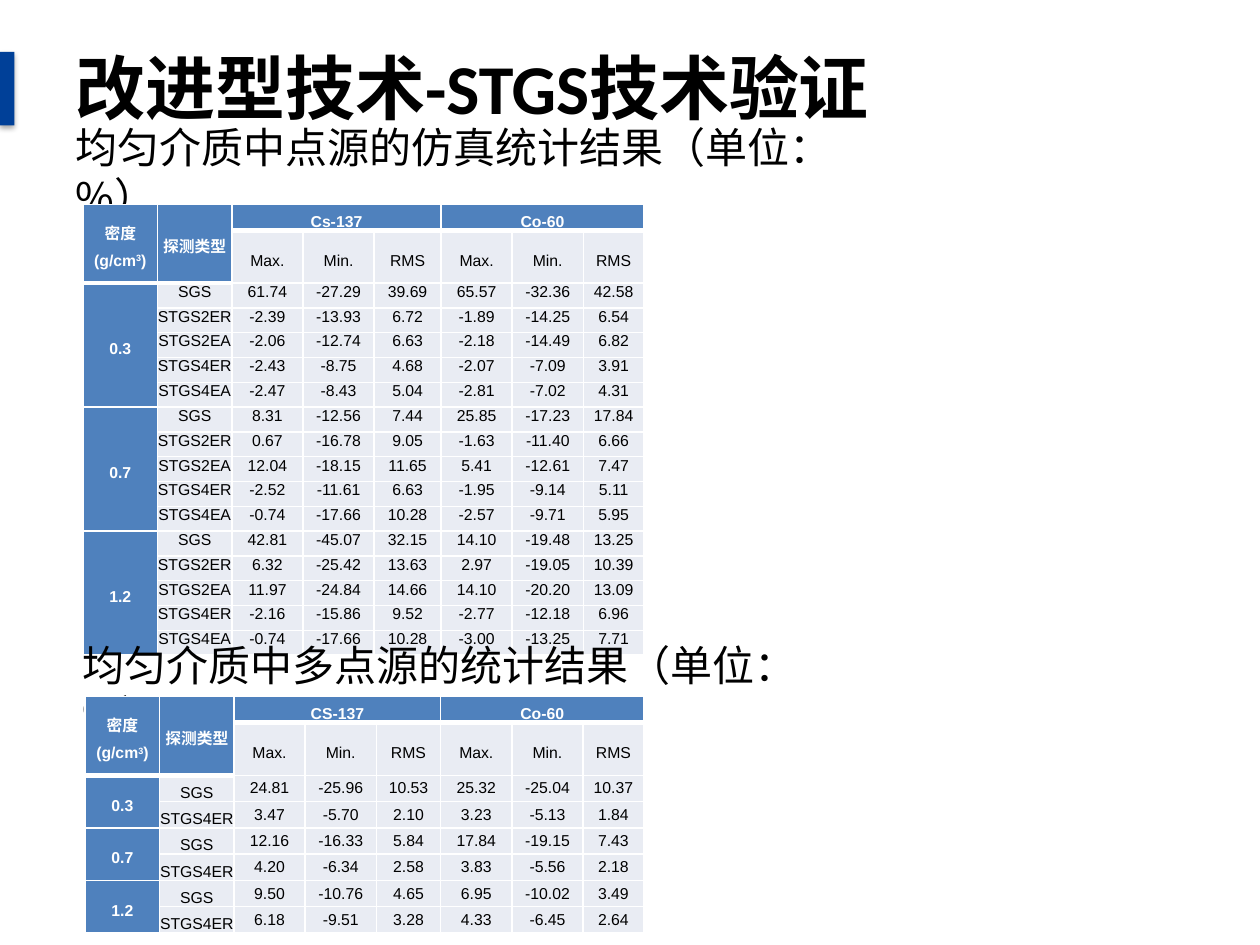
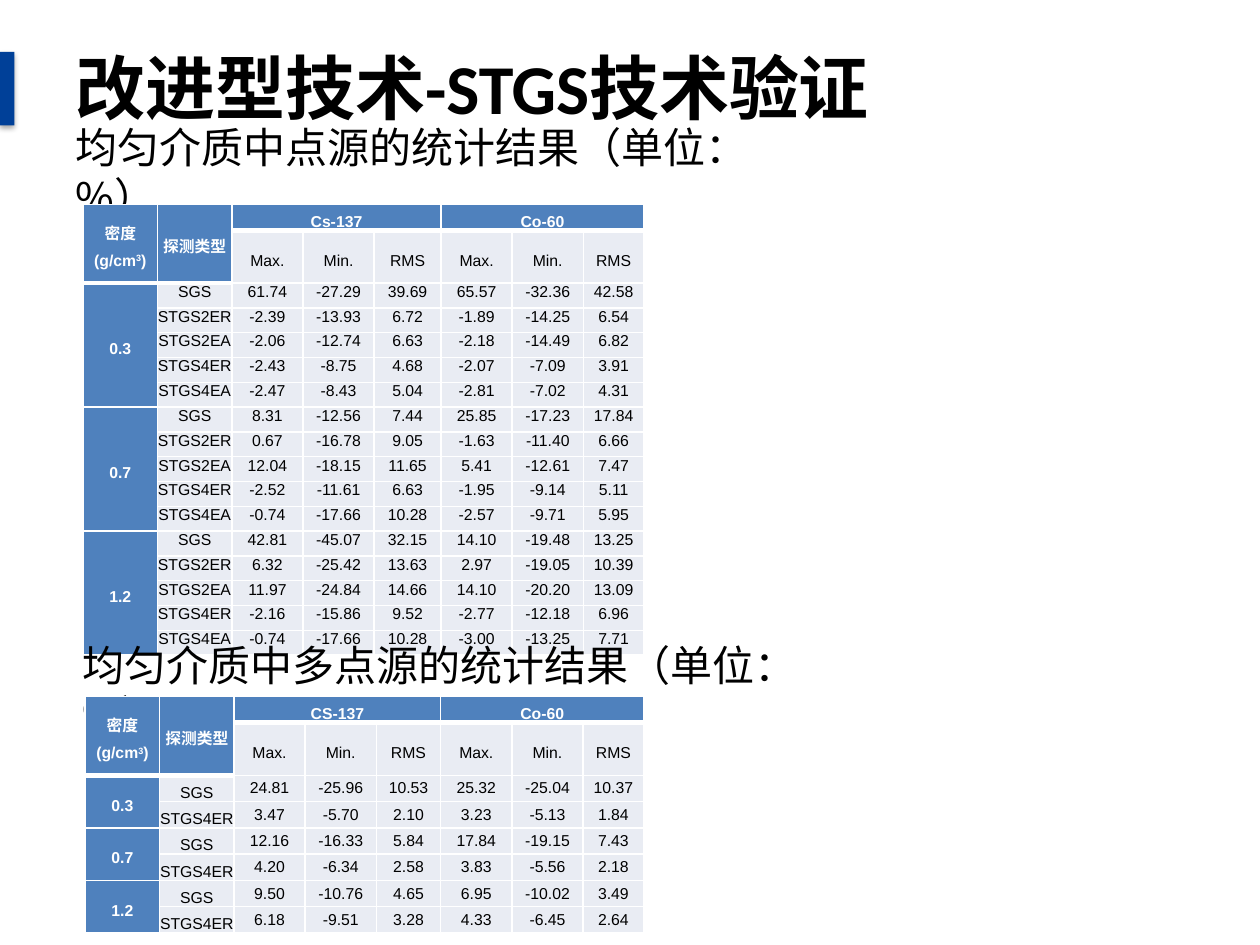
Before and after one commit to danxibao/NDAPapers, a slide deck: slide 20 of 毕业答辩报告.pptx. Drawn at 1260x945 pixels with LibreOffice and Linux fonts; fonts in the diff are those of the drawing; background and template pictures are left out. Boxes give left, top, right and bottom in pixels: in the first picture for what was removed or moved away, otherwise in the second. Text is boxed around its words. In the diff, an @@ line names an element or a change of style, - is before the commit and + after.

```diff
--- a/毕业答辩报告.pptx
+++ b/毕业答辩报告.pptx
@@ text at <box>76,127,748,167</box>: text changed @@
-均匀介质中点源的仿真统计结果（单位：%）
+均匀介质中点源的统计结果（单位：%）
```
Also in this commit, not shown: 6 other slides changed.
